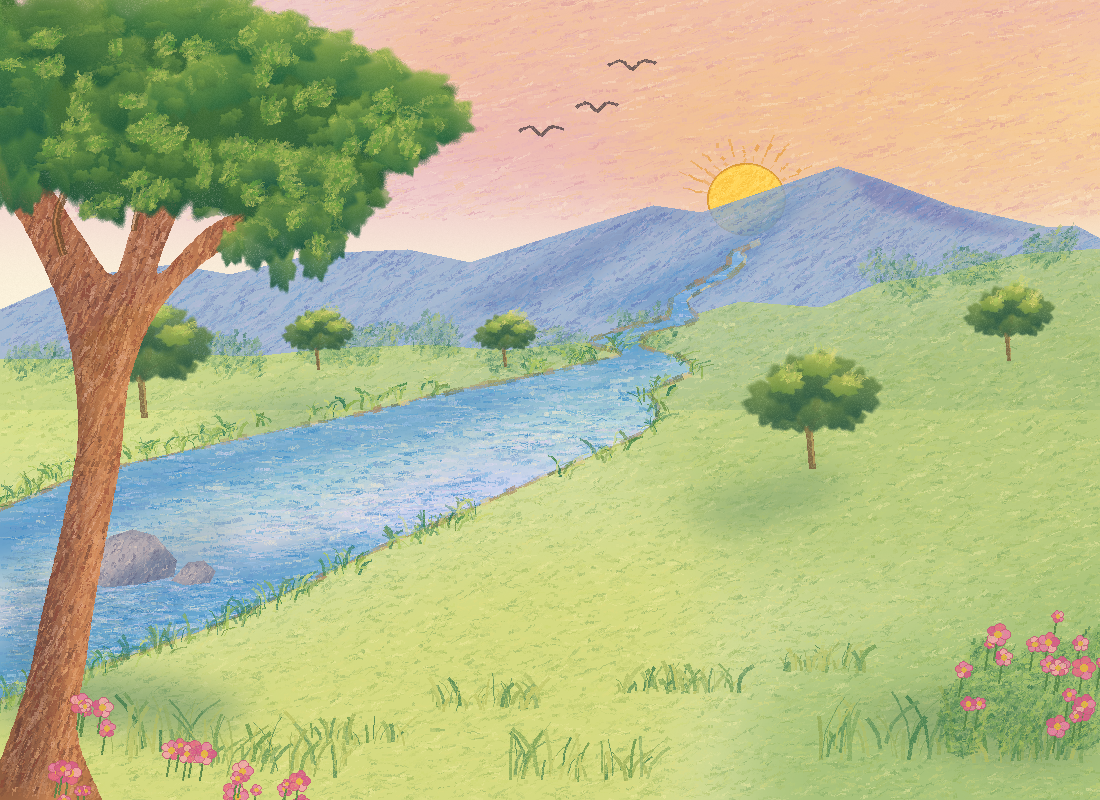
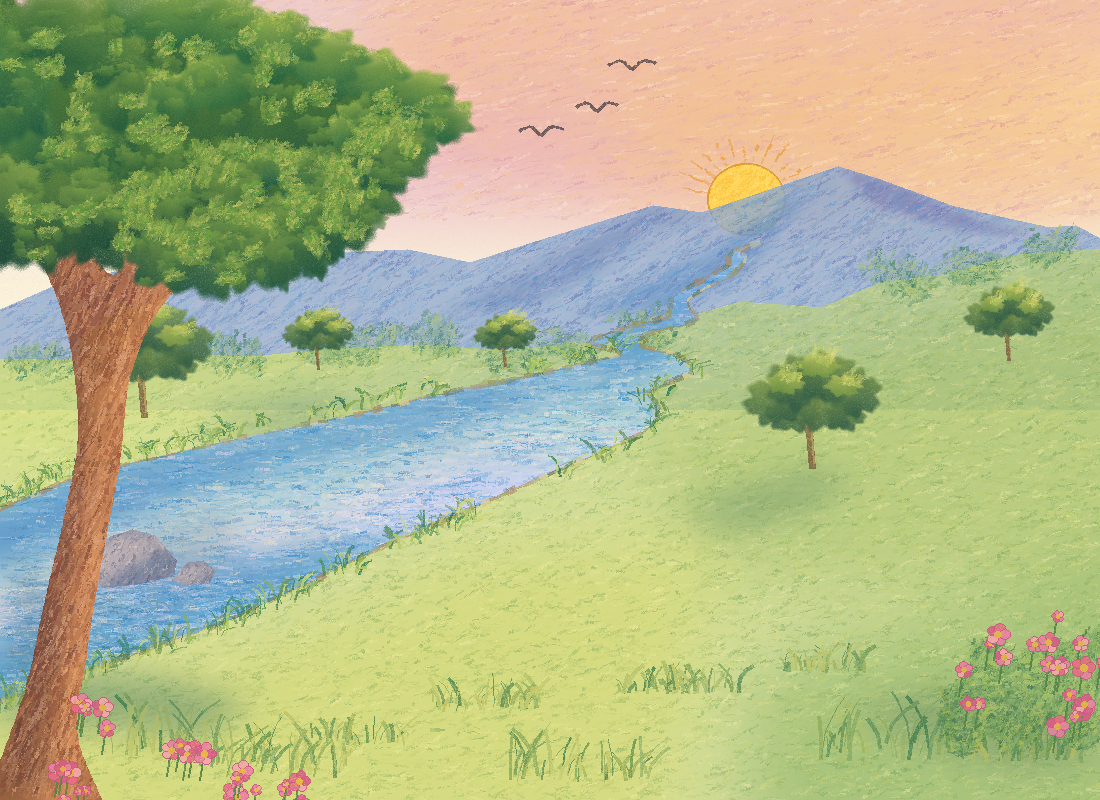
Layers edited between the first and the second 1100×800 image:
painted on "Yellow-green leaf marks" over [0, 105, 432, 306]
painted on "Canopy shadow marks" over [0, 105, 432, 306]
